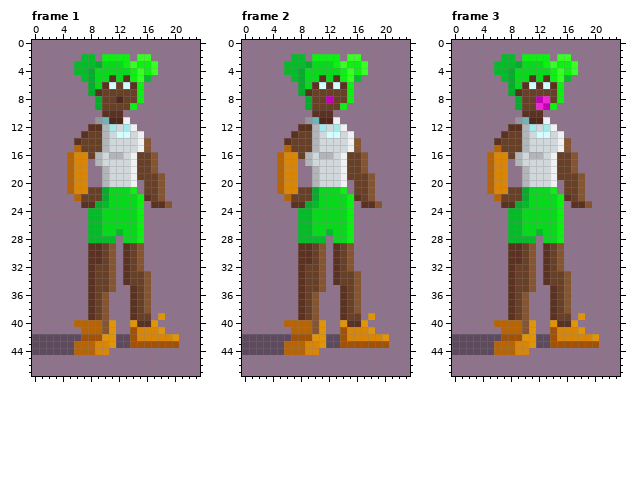
One commit to this animated GIF sprite: img/animacoes/Goma.gif. This is how it looked before the edit.
The file is 240x480 pixels, drawn in blocks of 10x10; one block is one cell here. Colours within 5 levels of each other are drawn and written as one. Shown: frame 1, frame 2, frame 3. The commit also changed other frames, which this record leaves out.
And afterwards:
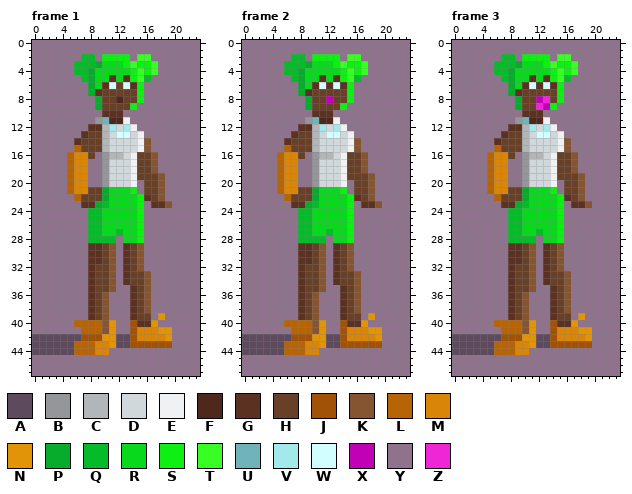
Palette (. is transparent): A #5e4a5d  B #94969a  C #b3b6b9  D #d0d8db  E #eff1f2  F #4e281d  G #5b3222  H #683f27  J #a15206  K #855532  L #b66406  M #d98508  N #e29409  P #07ac2d  Q #06bb29  R #08d91d  S #0eef13  T #37ff24  U #71b3bb  V #a1e9ea  W #d3feff  X #c101b5  Y #8f728c  Z #ef26d6
Edits made:
--- frame 1
@@ x 7..12 @@
 15 HHHCDD
-16 MHCDCC
-17 MYCDDD
-18 MYYCDD
-19 MYYCDD
-20 MYYCDD
+16 MHYBCC
+17 MYYBDD
+18 MYYBDD
+19 MYYBDD
+20 MYYBDD
 21 MHHPRR
@@ x 12..22 @@
 39 YYGHHYNYYYY
-40 YYNGGNYYYYY
-41 YYJMMMNYYYY
-42 AAJMMMMMNYY
-43 AAJJJJJJJYY
+40 YYJGGNYYYYY
+41 YYJMMMNNYYY
+42 AAJMMMMNYYY
+43 AAJJJJJJYYY
 44 YYYYYYYYYYY
--- frame 2: the same change as frame 1
--- frame 3: the same change as frame 1
